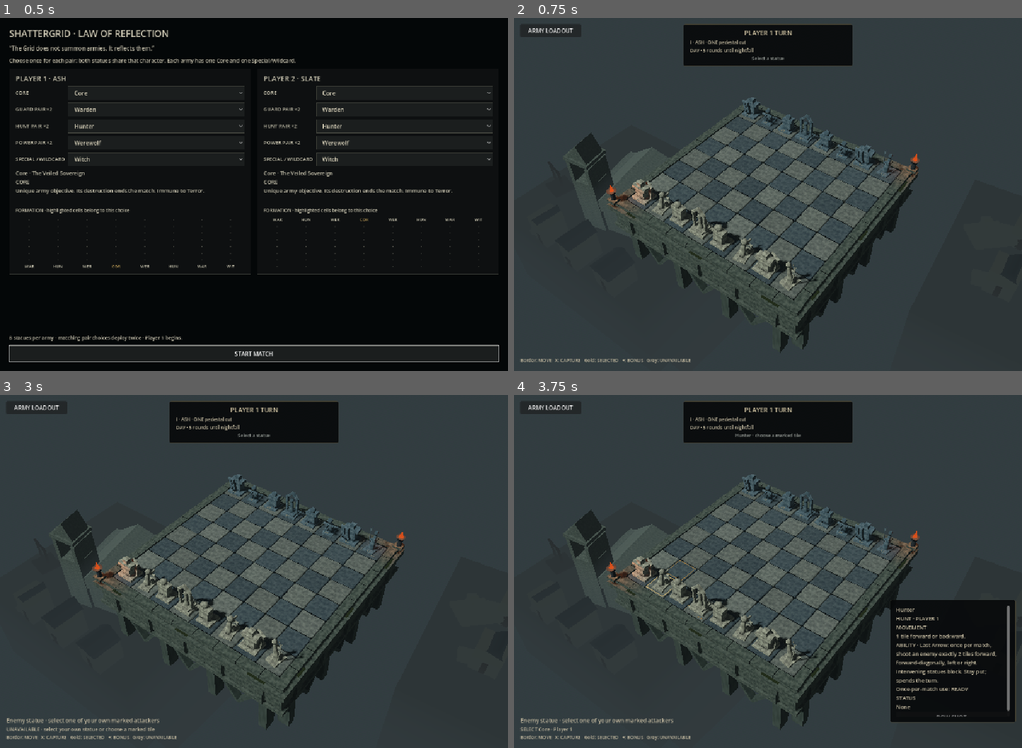
Above: before the commit, frames 1-4 (two rows, left to right).
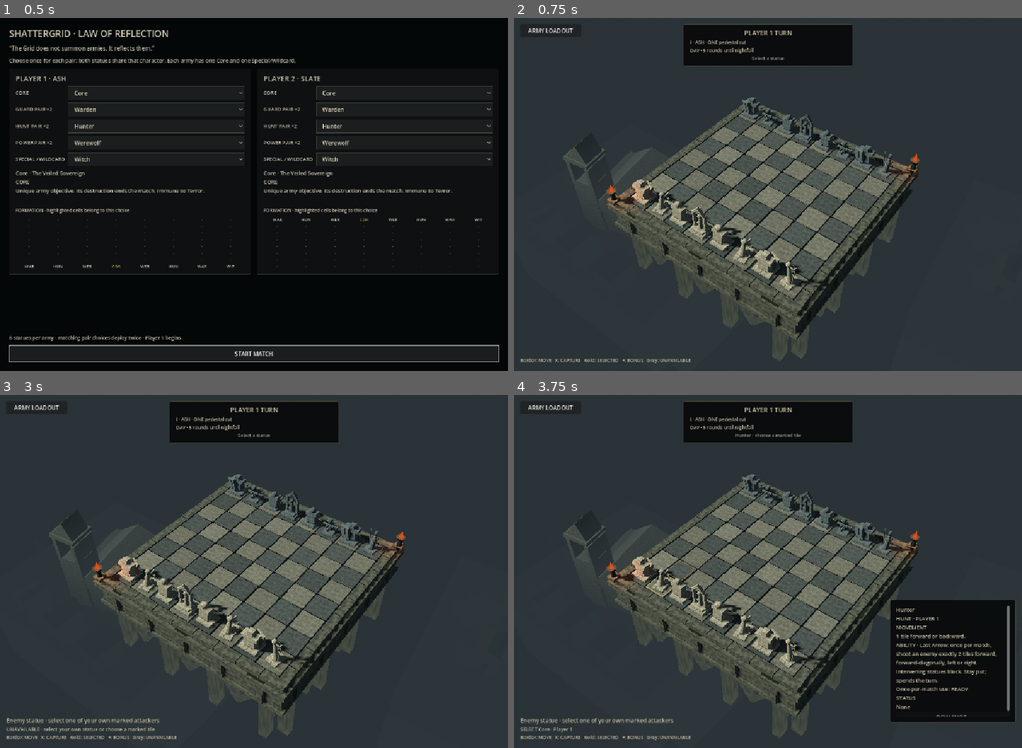
Above: after the commit, the same moments.

Repository: Marcoitaly27/Shattergridd
Game: Godot game, scene res://scenes/ui/army_builder.tscn
The game is run twice, just before and just after one commit, with the same random seed, the same clock (stepped at 60 frames per second) and the same inputs.
Inputs (mouse positions are in pixels of both pictures, inside the frame that each line leads up to):
- Up to frame 1 (0.5 s): no input
- Up to frame 2 (0.75 s): click "START MATCH" at 0.5 s
- Up to frame 3 (3 s): click "ARMY LOADOUT" at 1.25 s; click "START MATCH" at 2 s; tap Enter at 2.75 s; move the mouse to (365, 553) at 2.77 s; tap 1 at 2.85 s; click (365, 553) at 2.92 s
- Up to frame 4 (3.75 s): tap Space at 3.02, 3.5 s; drag from (666, 589) to (742, 642) at 3.52 s

Frame 1 is identical in both runs. In frame 2, 8.5% of the frame differs, in the area x 10-80%, y 22-98%; in frame 3, 8.5%; in frame 4, 8.5%.

Commit message:
Refine zero-budget stone lighting, fog and day-night atmosphere

Diff:
--- a/environments/suspended_sanctum.tres
+++ b/environments/suspended_sanctum.tres
@@ -1,11 +1,11 @@
 [gd_resource type="Environment" load_steps=3 format=3]
 
 [sub_resource type="ProceduralSkyMaterial" id="SkyMaterial"]
-sky_top_color = Color(0.095, 0.12, 0.145, 1)
-sky_horizon_color = Color(0.29, 0.325, 0.33, 1)
+sky_top_color = Color(0.065, 0.085, 0.115, 1)
+sky_horizon_color = Color(0.32, 0.35, 0.36, 1)
 sky_curve = 0.32
-ground_bottom_color = Color(0.20, 0.245, 0.26, 1)
-ground_horizon_color = Color(0.245, 0.285, 0.30, 1)
+ground_bottom_color = Color(0.09, 0.12, 0.135, 1)
+ground_horizon_color = Color(0.21, 0.25, 0.27, 1)
 sun_angle_max = 0.0
 
 [sub_resource type="Sky" id="Sky"]
@@ -15,15 +15,15 @@
 background_mode = 2
 sky = SubResource("Sky")
 ambient_light_source = 3
-ambient_light_color = Color(0.56, 0.62, 0.67, 1)
-ambient_light_energy = 0.62
+ambient_light_color = Color(0.66, 0.71, 0.76, 1)
+ambient_light_energy = 0.34
 reflected_light_source = 2
 tonemap_mode = 0
 fog_enabled = true
-fog_light_color = Color(0.245, 0.285, 0.30, 1)
-fog_light_energy = 0.65
+fog_light_color = Color(0.21, 0.25, 0.27, 1)
+fog_light_energy = 0.72
 fog_sun_scatter = 0.05
-fog_density = 0.0035
-fog_sky_affect = 0.45
-fog_height = -20.0
-fog_height_density = 0.14
+fog_density = 0.0027
+fog_sky_affect = 0.85
+fog_height = -14.0
+fog_height_density = 0.20
--- a/materials/ash_statue.tres
+++ b/materials/ash_statue.tres
@@ -9,7 +9,7 @@
 
 [sub_resource type="Gradient" id="Gradient_stone"]
 offsets = PackedFloat32Array(0.2, 0.8)
-colors = PackedColorArray(0.43, 0.4, 0.33, 1, 0.67, 0.63, 0.52, 1)
+colors = PackedColorArray(0.50, 0.48, 0.42, 1, 0.70, 0.68, 0.60, 1)
 
 [sub_resource type="NoiseTexture2D" id="Texture_color"]
 width = 256
@@ -37,10 +37,10 @@
 roughness = 0.98
 roughness_texture = ExtResource("1_roughness")
 roughness_texture_channel = 0
-metallic_specular = 0.25
+metallic_specular = 0.18
 normal_enabled = true
-normal_scale = 0.18
+normal_scale = 0.25
 normal_texture = SubResource("Texture_normal")
 uv1_triplanar = true
-uv1_scale = Vector3(0.8, 0.8, 0.8)
+uv1_scale = Vector3(1.25, 1.25, 1.25)
 texture_filter = 4
--- a/materials/dark_stone.tres
+++ b/materials/dark_stone.tres
@@ -9,7 +9,7 @@
 
 [sub_resource type="Gradient" id="Gradient_stone"]
 offsets = PackedFloat32Array(0.2, 0.8)
-colors = PackedColorArray(0.19, 0.22, 0.225, 1, 0.3, 0.325, 0.31, 1)
+colors = PackedColorArray(0.22, 0.25, 0.25, 1, 0.32, 0.345, 0.33, 1)
 
 [sub_resource type="NoiseTexture2D" id="Texture_color"]
 width = 256
@@ -37,10 +37,10 @@
 roughness = 0.98
 roughness_texture = ExtResource("1_roughness")
 roughness_texture_channel = 0
-metallic_specular = 0.25
+metallic_specular = 0.18
 normal_enabled = true
-normal_scale = 0.25
+normal_scale = 0.28
 normal_texture = SubResource("Texture_normal")
 uv1_triplanar = true
-uv1_scale = Vector3(0.8, 0.8, 0.8)
+uv1_scale = Vector3(0.9, 0.9, 0.9)
 texture_filter = 4
--- a/materials/foundation_stone.tres
+++ b/materials/foundation_stone.tres
@@ -9,7 +9,7 @@
 
 [sub_resource type="Gradient" id="Gradient_stone"]
 offsets = PackedFloat32Array(0.2, 0.8)
-colors = PackedColorArray(0.2, 0.22, 0.18, 1, 0.34, 0.35, 0.29, 1)
+colors = PackedColorArray(0.22, 0.24, 0.215, 1, 0.37, 0.38, 0.33, 1)
 
 [sub_resource type="NoiseTexture2D" id="Texture_color"]
 width = 256
@@ -37,10 +37,10 @@
 roughness = 0.98
 roughness_texture = ExtResource("1_roughness")
 roughness_texture_channel = 0
-metallic_specular = 0.25
+metallic_specular = 0.18
 normal_enabled = true
-normal_scale = 0.28
+normal_scale = 0.3
 normal_texture = SubResource("Texture_normal")
 uv1_triplanar = true
-uv1_scale = Vector3(0.8, 0.8, 0.8)
+uv1_scale = Vector3(0.65, 0.65, 0.65)
 texture_filter = 4
--- a/materials/pale_stone.tres
+++ b/materials/pale_stone.tres
@@ -9,7 +9,7 @@
 
 [sub_resource type="Gradient" id="Gradient_stone"]
 offsets = PackedFloat32Array(0.2, 0.8)
-colors = PackedColorArray(0.32, 0.32, 0.28, 1, 0.46, 0.45, 0.39, 1)
+colors = PackedColorArray(0.36, 0.365, 0.33, 1, 0.48, 0.48, 0.43, 1)
 
 [sub_resource type="NoiseTexture2D" id="Texture_color"]
 width = 256
@@ -37,10 +37,10 @@
 roughness = 0.98
 roughness_texture = ExtResource("1_roughness")
 roughness_texture_channel = 0
-metallic_specular = 0.25
+metallic_specular = 0.18
 normal_enabled = true
-normal_scale = 0.22
+normal_scale = 0.26
 normal_texture = SubResource("Texture_normal")
 uv1_triplanar = true
-uv1_scale = Vector3(0.8, 0.8, 0.8)
+uv1_scale = Vector3(0.9, 0.9, 0.9)
 texture_filter = 4
--- a/materials/slate_statue.tres
+++ b/materials/slate_statue.tres
@@ -9,7 +9,7 @@
 
 [sub_resource type="Gradient" id="Gradient_stone"]
 offsets = PackedFloat32Array(0.2, 0.8)
-colors = PackedColorArray(0.21, 0.27, 0.285, 1, 0.39, 0.435, 0.43, 1)
+colors = PackedColorArray(0.25, 0.30, 0.32, 1, 0.43, 0.47, 0.47, 1)
 
 [sub_resource type="NoiseTexture2D" id="Texture_color"]
 width = 256
@@ -37,10 +37,10 @@
 roughness = 0.98
 roughness_texture = ExtResource("1_roughness")
 roughness_texture_channel = 0
-metallic_specular = 0.25
+metallic_specular = 0.18
 normal_enabled = true
-normal_scale = 0.18
+normal_scale = 0.28
 normal_texture = SubResource("Texture_normal")
 uv1_triplanar = true
-uv1_scale = Vector3(0.8, 0.8, 0.8)
+uv1_scale = Vector3(1.25, 1.25, 1.25)
 texture_filter = 4
--- a/materials/world/ancient_masonry.tres
+++ b/materials/world/ancient_masonry.tres
@@ -6,7 +6,7 @@
 fractal_octaves = 3
 
 [sub_resource type="Gradient" id="StoneRange"]
-colors = PackedColorArray(0.20, 0.22, 0.185, 1, 0.32, 0.34, 0.29, 1)
+colors = PackedColorArray(0.18, 0.21, 0.19, 1, 0.34, 0.36, 0.31, 1)
 
 [sub_resource type="NoiseTexture2D" id="Albedo"]
 width = 128
@@ -17,7 +17,7 @@
 
 [resource]
 resource_name = "Distant architectural stone"
-shading_mode = 2
+shading_mode = 0
 albedo_texture = SubResource("Albedo")
 roughness = 1.0
 metallic_specular = 0.15
--- a/project.godot
+++ b/project.godot
@@ -15,7 +15,7 @@
 [application]
 
 config/name="SHATTERGRID"
-config/version="0.10"
+config/version="0.10.1"
 run/main_scene="res://scenes/ui/army_builder.tscn"
 config/features=PackedStringArray("4.7", "GL Compatibility")
 
--- a/scenes/main.tscn
+++ b/scenes/main.tscn
@@ -54,17 +54,18 @@
 far = 250.0
 
 [node name="Moonlight" type="DirectionalLight3D" parent="."]
-rotation_degrees = Vector3(-48, -32, -12)
-light_color = Color(0.80, 0.86, 0.90, 1)
-light_energy = 1.20
+rotation_degrees = Vector3(-38, -54, -12)
+light_color = Color(0.93, 0.90, 0.82, 1)
+light_energy = 1.65
 shadow_enabled = true
-directional_shadow_max_distance = 65.0
-shadow_bias = 0.035
+directional_shadow_max_distance = 45.0
+shadow_bias = 0.025
+shadow_normal_bias = 0.8
 
 [node name="DuskFill" type="DirectionalLight3D" parent="."]
-rotation_degrees = Vector3(-22, 142, 0)
+rotation_degrees = Vector3(-24, 138, 0)
 light_color = Color(0.55, 0.62, 0.67, 1)
-light_energy = 0.24
+light_energy = 0.32
 
 [node name="WorldEnvironment" type="WorldEnvironment" parent="."]
 environment = ExtResource("3_environment")
--- a/scripts/world/day_night_presentation.gd
+++ b/scripts/world/day_night_presentation.gd
@@ -1,28 +1,45 @@
 extends Node
-## Observes the turn clock. Lighting never owns gameplay timing.
+## Observe the turn clock; lighting/fog never own gameplay timing.
 var _transition: Tween
+var _night: bool = false
 @onready var game: Node = $"../GameManager"
 @onready var key: DirectionalLight3D = $"../Moonlight"
 @onready var fill: DirectionalLight3D = $"../DuskFill"
+@onready var world_environment: WorldEnvironment = $"../WorldEnvironment"
+var environment: Environment
 
 func _ready() -> void:
+	# Each match owns its atmospheric state; lab/rematch never recolour a shared Resource.
+	environment = world_environment.environment.duplicate()
+	world_environment.environment = environment
 	game.cycle_changed.connect(_on_cycle)
 	_apply(game.is_night, false)
 
 func _on_cycle(night: bool, _rounds_remaining: int) -> void:
-	_apply(night, true)
+	if night != _night:
+		_apply(night, true)
 
 func _apply(night: bool, animate: bool) -> void:
-	var energy := 0.70 if night else 1.20
-	var color := Color(0.58, 0.69, 0.86) if night else Color(0.80, 0.86, 0.90)
+	_night = night
 	if is_instance_valid(_transition):
 		_transition.kill()
-	if not animate:
-		key.light_energy = energy
-		key.light_color = color
-		fill.light_energy = 0.18 if night else 0.24
-		return
-	_transition = create_tween().set_parallel(true)
-	_transition.tween_property(key, "light_energy", energy, 0.7)
-	_transition.tween_property(key, "light_color", color, 0.7)
-	_transition.tween_property(fill, "light_energy", 0.18 if night else 0.24, 0.7)
+	var values: Array = [
+		[key, "light_energy", 0.95 if night else 1.65],
+		[key, "light_color", Color(0.64, 0.74, 0.91) if night else Color(0.93, 0.90, 0.82)],
+		[fill, "light_energy", 0.38 if night else 0.32],
+		[environment, "background_energy_multiplier", 0.45 if night else 1.0],
+		[environment, "ambient_light_energy", 0.28 if night else 0.34],
+		[environment, "ambient_light_color", Color(0.48, 0.58, 0.73) if night else Color(0.66, 0.71, 0.76)],
+		[environment, "fog_light_color", Color(0.11, 0.155, 0.21) if night else Color(0.21, 0.25, 0.27)],
+	]
+	if animate:
+		_transition = create_tween().set_parallel(true)
+	for entry in values:
+		if animate:
+			_transition.tween_property(entry[0], entry[1], entry[2], 1.1).set_trans(Tween.TRANS_SINE)
+		else:
+			entry[0].set(entry[1], entry[2])
+
+func _exit_tree() -> void:
+	if is_instance_valid(_transition):
+		_transition.kill()
--- a/scripts/world/floating_architecture.gd
+++ b/scripts/world/floating_architecture.gd
@@ -20,8 +20,8 @@
 			var position := Vector3((bay - 1) * 3.6, -2.25, 6.25).rotated(Vector3.UP, yaw)
 			arches.append(Transform3D(orientation, position))
 		for pier in range(4):
-			var position := Vector3((pier - 1.5) * 3.6, -3.15, 6.18).rotated(Vector3.UP, yaw)
-			supports.append(Transform3D(orientation * Basis.from_scale(Vector3(0.55, 2.8 - (0.45 if pier == side else 0), 0.75)), position))
+			var position := Vector3((pier - 1.5) * 3.6, -3.65, 6.18).rotated(Vector3.UP, yaw)
+			supports.append(Transform3D(orientation * Basis.from_scale(Vector3(0.55, 3.8 - (0.45 if pier == side else 0), 0.75)), position))
 		for patch in range(5):
 			var position := Vector3((patch - 2) * 2.5, -0.15 - (patch % 2) * 0.17, 6.58).rotated(Vector3.UP, yaw)
 			moss.append(Transform3D(orientation * Basis.from_scale(Vector3(0.65 + patch * 0.10, 0.10, 0.23)), position))
--- a/tests/world_smoke.gd
+++ b/tests/world_smoke.gd
@@ -59,6 +59,22 @@
 		"Native fog is concentrated below the arena")
 	_expect(environment.fog_density < 0.01 and environment.background_mode == Environment.BG_SKY,
 		"Restrained distance fog and native sky")
+	var source: Environment = load("res://environments/suspended_sanctum.tres")
+	var presentation: Node = scene.get_node("DayNightPresentation")
+	var day_energy := environment.ambient_light_energy
+	var turn_snapshot: Array = scene.get_node("GameManager").completed_turns.duplicate()
+	_expect(environment != source, "Each match owns its atmospheric parameters")
+	presentation._apply(true, false)
+	_expect(environment.ambient_light_energy < day_energy and environment.background_energy_multiplier < 1,
+		"Night darkens background and fill without hiding the tactical board")
+	_expect(source.ambient_light_energy == day_energy and source.background_energy_multiplier == 1,
+		"Night presentation cannot mutate the shared daylight source")
+	_expect(environment.sky == source.sky, "The immutable sky is shared without per-frame panorama rebakes")
+	_expect(scene.get_node("GameManager").completed_turns == turn_snapshot and not scene.get_node("GameManager").is_night,
+		"Presentation changes cannot advance turns or transform gameplay state")
+	presentation._apply(false, false)
+	_expect(environment.ambient_light_energy == day_energy and environment.background_energy_multiplier == 1,
+		"Daylight presentation restores after a night preview")
 	var camera: Camera3D = scene.get_node("Camera3D")
 	_expect(exp(-camera.position.length() * environment.fog_density) > 0.85, "Board-distance transmission remains high")
 	var game: Node = scene.get_node("GameManager")
Not shown, added: docs/asset_research/KayKit-Adventurers-LICENSE.txt
Not shown, changed: docs/ASSET_SOURCES.md
Not shown, added: docs/visual_pass_0_10_1.md
